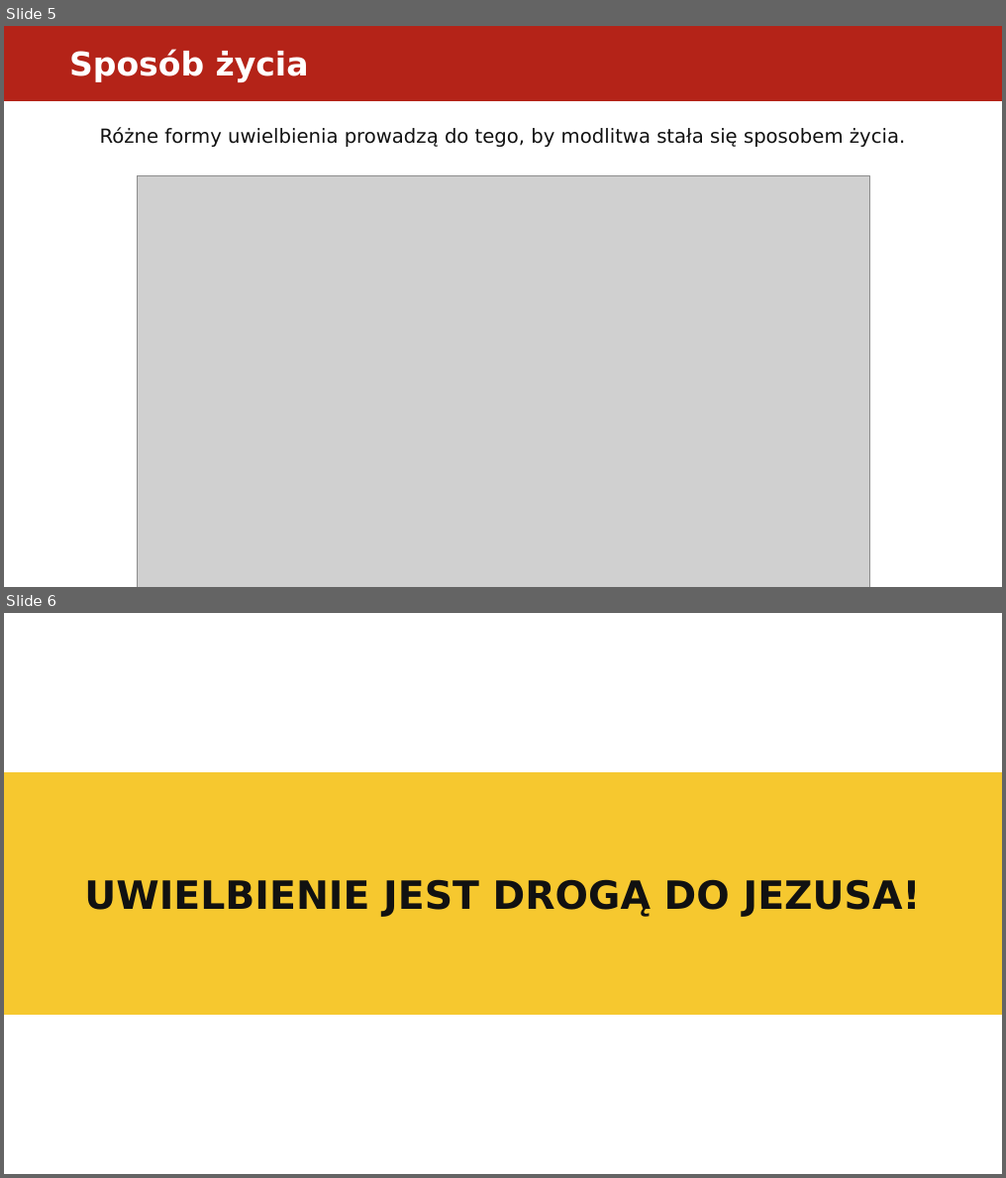
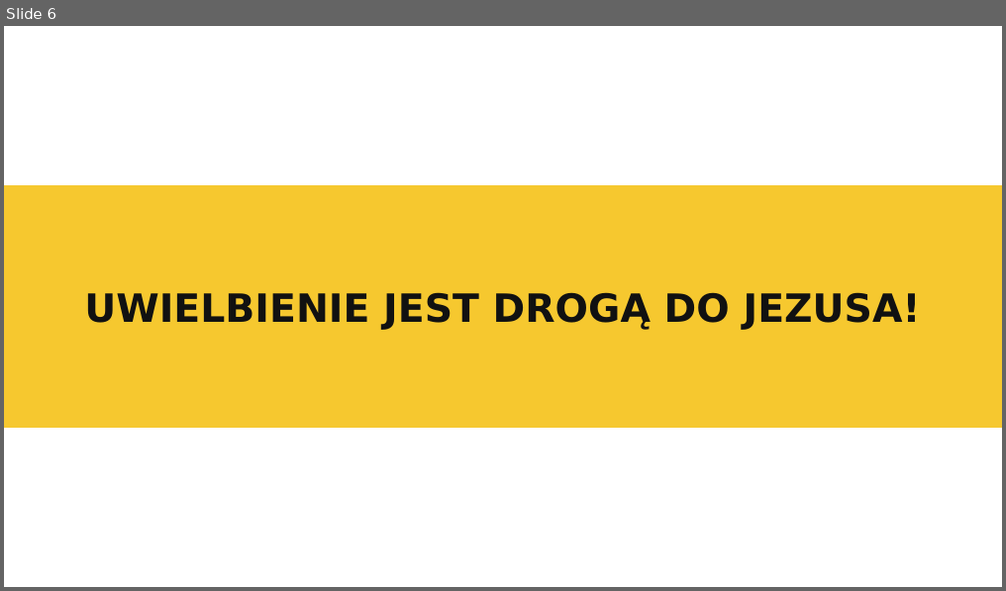
Before and after one commit to folkien/teachings, a slide deck: issue_kurs_kamch_lubecko/4.uwielbienie/dyrektorium_2017_uwielbienie_prezentacja.pptx. Shown one above the other, each under a label of ours: slides 5 and 6 before the commit, slide 6 after it. The pictures are 1006x1178 and 1006x591 pixels, drawn with LibreOffice and Linux fonts; fonts in the diff are those of the drawing; grey boxes stand for pictures. Boxes give left, top, right and bottom in pixels: in the first picture for what was removed or moved away, otherwise in the second. Text is boxed around its words. In the diff, an @@ line names an element or a change of style, - is before the commit and + after.

```diff
--- a/issue_kurs_kamch_lubecko/4.uwielbienie/dyrektorium_2017_uwielbienie_prezentacja.pptx
+++ b/issue_kurs_kamch_lubecko/4.uwielbienie/dyrektorium_2017_uwielbienie_prezentacja.pptx
@@ slide 5 removed at [4,26,1002,587], background #FFFFFF @@
@@ rectangle removed at [4,26,1002,101] @@
@@ text removed at [69,49,309,82] @@
-Sposób życia
@@ text removed at [100,127,905,147] @@
-Różne formy uwielbienia prowadzą do tego, by modlitwa stała się sposobem życia.
@@ picture removed at [138,175,869,587] @@
```
Also in this commit, not shown: 1 slide added, 13 other files.
